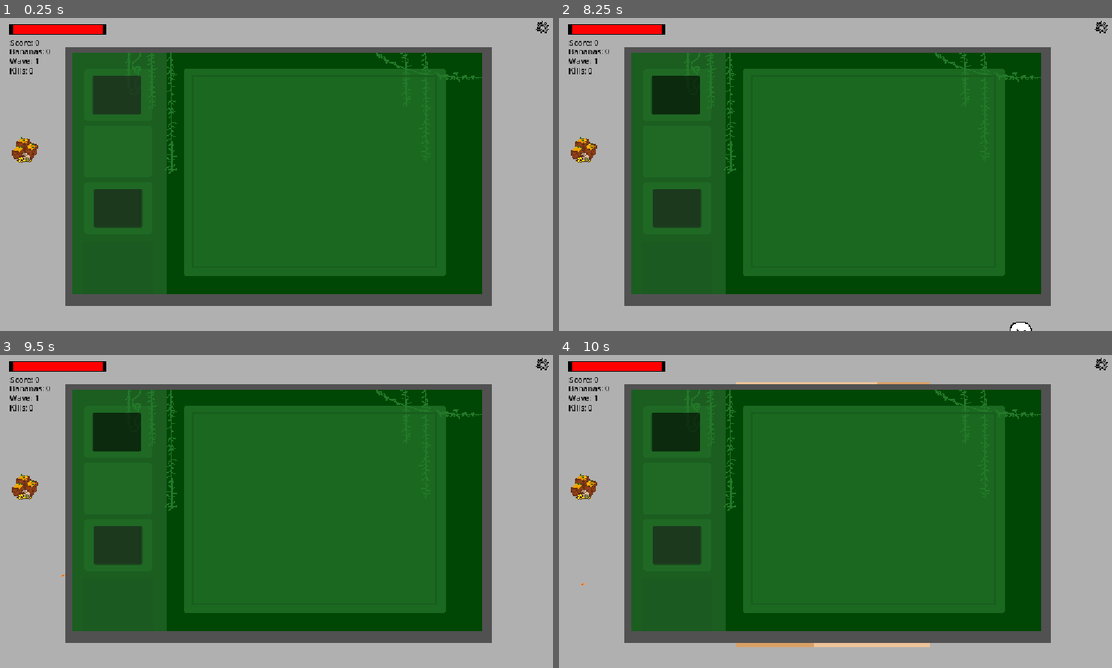
Above: before the commit, frames 1-4 (two rows, left to right).
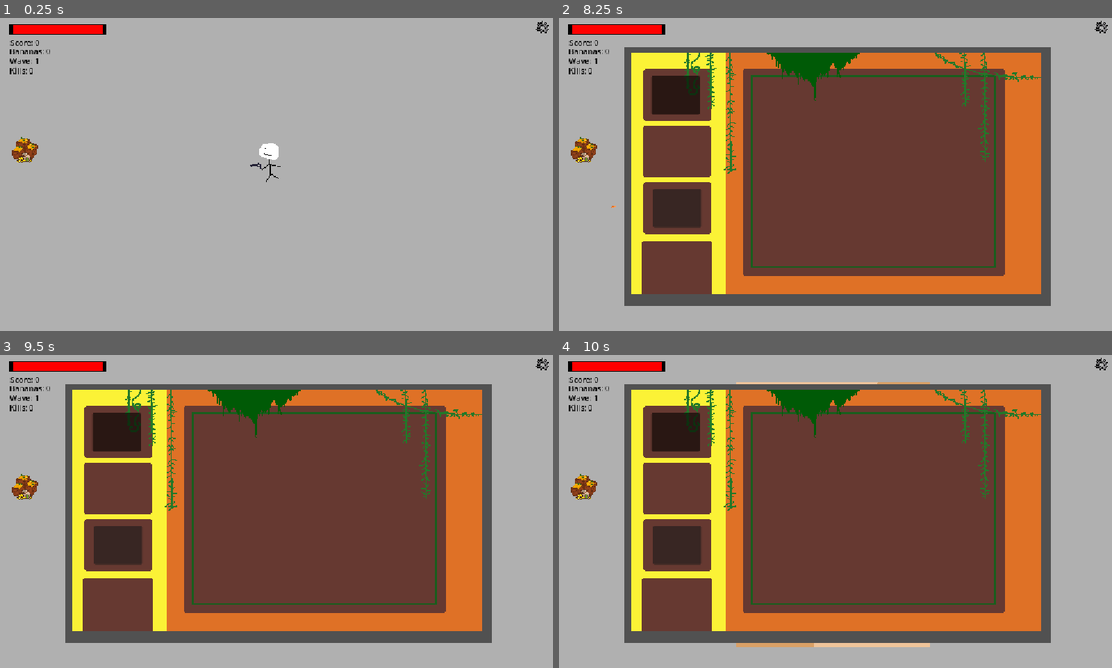
Above: after the commit, the same moments.

Repository: xjamal21/bullet-heaven-game-
Game: Godot game, scene res://tscnfiles/main_game.tscn
Two runs of this game, one before a commit and one after it. Both use one fixed random seed, a clock stepped at 60 frames per second and the inputs below.
Inputs (mouse positions are in pixels of both pictures, inside the frame that each line leads up to):
- Up to frame 1 (0.25 s): no input
- Up to frame 2 (8.25 s): click (581, 149) at 0.5 s; click (675, 96) at 1.25 s; click (675, 208) at 2 s; click (1100, 27) at 2.75 s; click (829, 171) at 3.5 s; click (829, 171) at 4.25 s; click (829, 171) at 5 s; click (829, 133) at 5.75 s; click (829, 246) at 6.5 s; click (829, 208) at 7.25 s; tap Enter at 8 s; hold D (move_right) from 8.03 s (still down)
- Up to frame 3 (9.5 s): release D (move_right) at 8.78 s; hold S (move_down) from 8.78 s (still down)
- Up to frame 4 (10 s): tap Space at 9.5 s; release S (move_down) at 9.53 s; hold D (move_right) from 9.53 s (still down)

The runs differ from the first frame. In frame 1, 64% of the frame differs, in the area x 11-89%, y 9-92%; in frame 2, 55%; in frame 3, 55%; in frame 4, 55%.
Error before the commit: Parse Error: Preload file "res://ItemCard.tscn" does not exist. (res://gdscripts/shop.gd:8)

Commit message:
oh my god
finally some proper adjustments for the item display, now i can sit and relax

Diff:
--- a/gdscripts/shop.gd
+++ b/gdscripts/shop.gd
@@ -1,11 +1,11 @@
 extends CanvasLayer
 
 @onready var shop_background: TextureRect = $ShopBackground
-@onready var item_grid: GridContainer = $ShopBackground/MainLayout/RightSidebar/ScrollContainer/GridContainer
+@onready var item_grid: GridContainer = $RightSidebar/ScrollContainer/GridContainer
 @onready var category_button: Control = $ShopBackground/MainLayout/LeftSidebar/ItemCategory
 @onready var shop_ui: CanvasLayer = $ShopUI
 
-@export var item_card_scene: PackedScene = preload("res://ItemCard.tscn")
+@export var item_card_scene: PackedScene = preload("res://tscnfiles/ItemCard.tscn")
 
 var category_background: Dictionary = {
 	"Health": preload("res://assets/ui/healthcategory.png"),
--- a/tscnfiles/testshop.tscn
+++ b/tscnfiles/testshop.tscn
@@ -74,18 +74,22 @@
 layout_mode = 2
 size_flags_horizontal = 3
 
-[node name="RightSidebar" type="VBoxContainer" parent="ShopBackground/MainLayout" unique_id=1747256464]
+[node name="RightSidebar" type="VBoxContainer" parent="." unique_id=1747256464]
 custom_minimum_size = Vector2(400, 40)
-layout_mode = 2
+offset_left = 407.0
+offset_top = 122.00001
+offset_right = 807.0
+offset_bottom = 622.0
+scale = Vector2(1.2408658, 1.1535478)
 size_flags_horizontal = 3
 
-[node name="ScrollContainer" type="ScrollContainer" parent="ShopBackground/MainLayout/RightSidebar" unique_id=1595644749]
+[node name="ScrollContainer" type="ScrollContainer" parent="RightSidebar" unique_id=1595644749]
 custom_minimum_size = Vector2(400, 300)
 layout_mode = 2
 size_flags_vertical = 3
 horizontal_scroll_mode = 0
 
-[node name="GridContainer" type="GridContainer" parent="ShopBackground/MainLayout/RightSidebar/ScrollContainer" unique_id=1136385849]
+[node name="GridContainer" type="GridContainer" parent="RightSidebar/ScrollContainer" unique_id=1136385849]
 layout_mode = 2
 size_flags_horizontal = 3
 size_flags_vertical = 3
